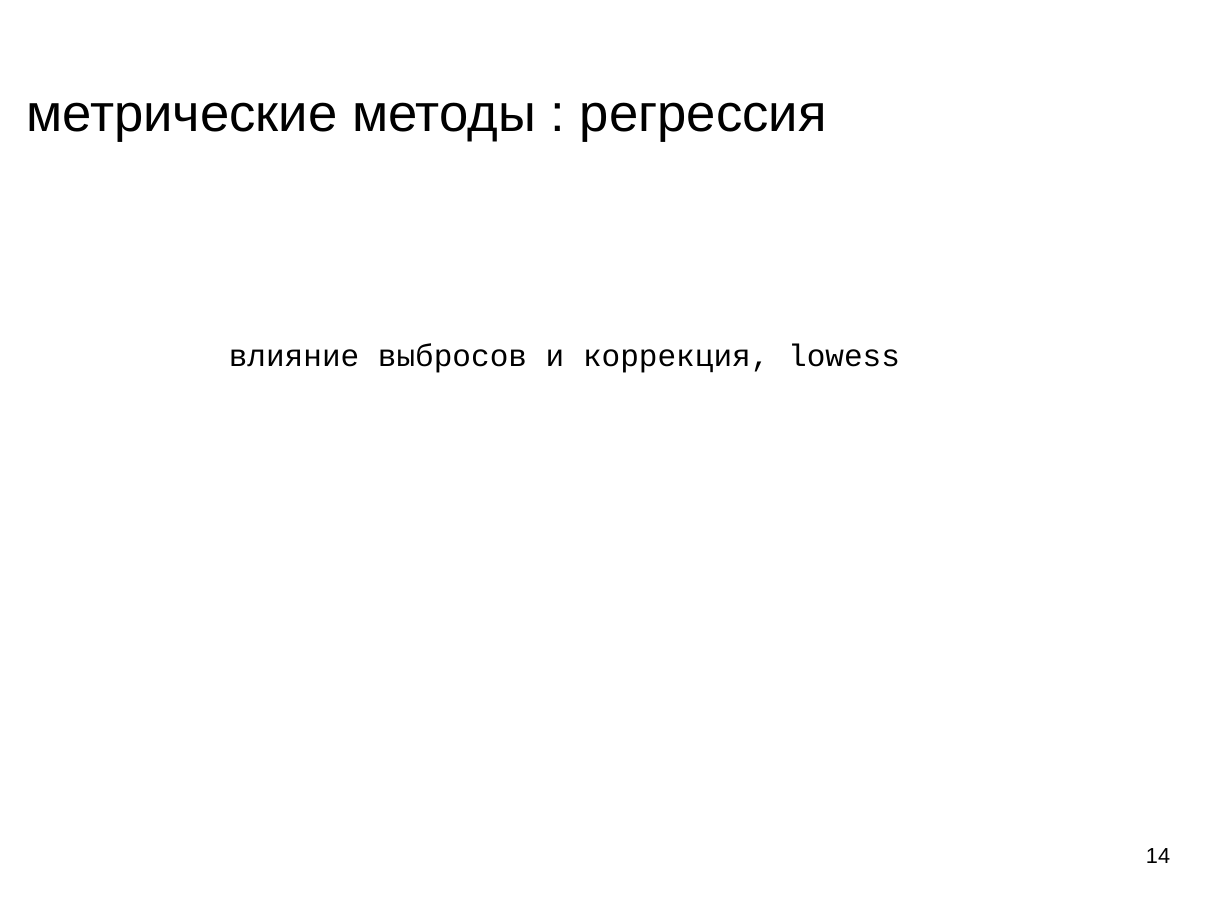
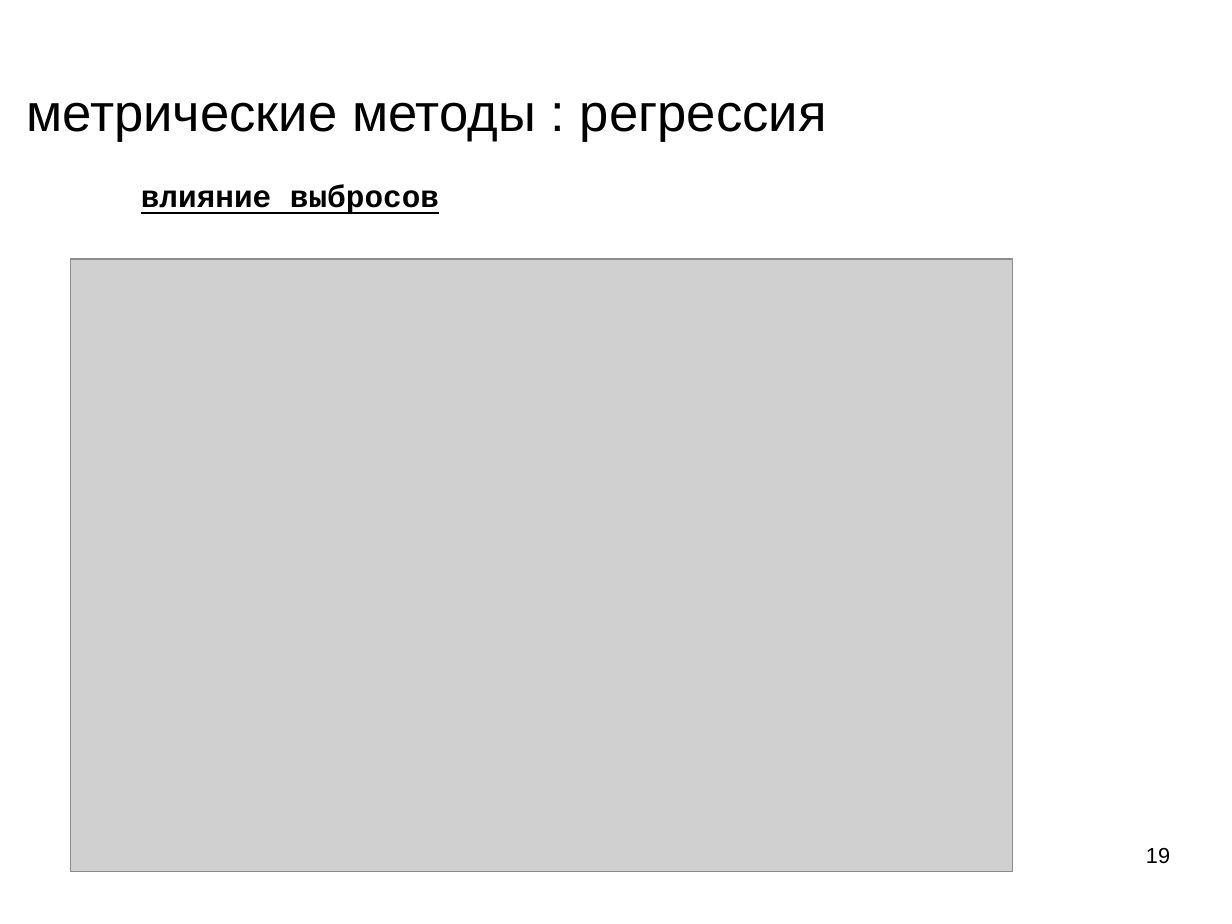
Before and after one commit to mechanoid5/ml_lectorium_legacy, a slide deck: slide 19 of 05-regression-metric.odp (slide 14 before the commit). Drawn at 1232x924 pixels with LibreOffice and Linux fonts; fonts in the diff are those of the drawing; grey boxes stand for pictures; background and template pictures are left out. Boxes give left, top, right and bottom in pixels: in the first picture for what was removed or moved away, otherwise in the second. Text is boxed around its words. In the diff, an @@ line names an element or a change of style, - is before the commit and + after.

```diff
--- a/05-regression-metric.odp
+++ b/05-regression-metric.odp
@@ subtitle added at [141,185,439,214], 20 pt, text #000000, bold, underline @@
+влияние выбросов
@@ picture added at [70,259,1013,872] @@
@@ subtitle removed at [229,344,900,373] @@
-влияние выбросов и коррекция, lowess
@@ page number at [1146,848,1170,864]: text changed @@
-14
+19
```
Also in this commit, not shown: 5 other slides changed, 7 slides added, 1 slide removed.
